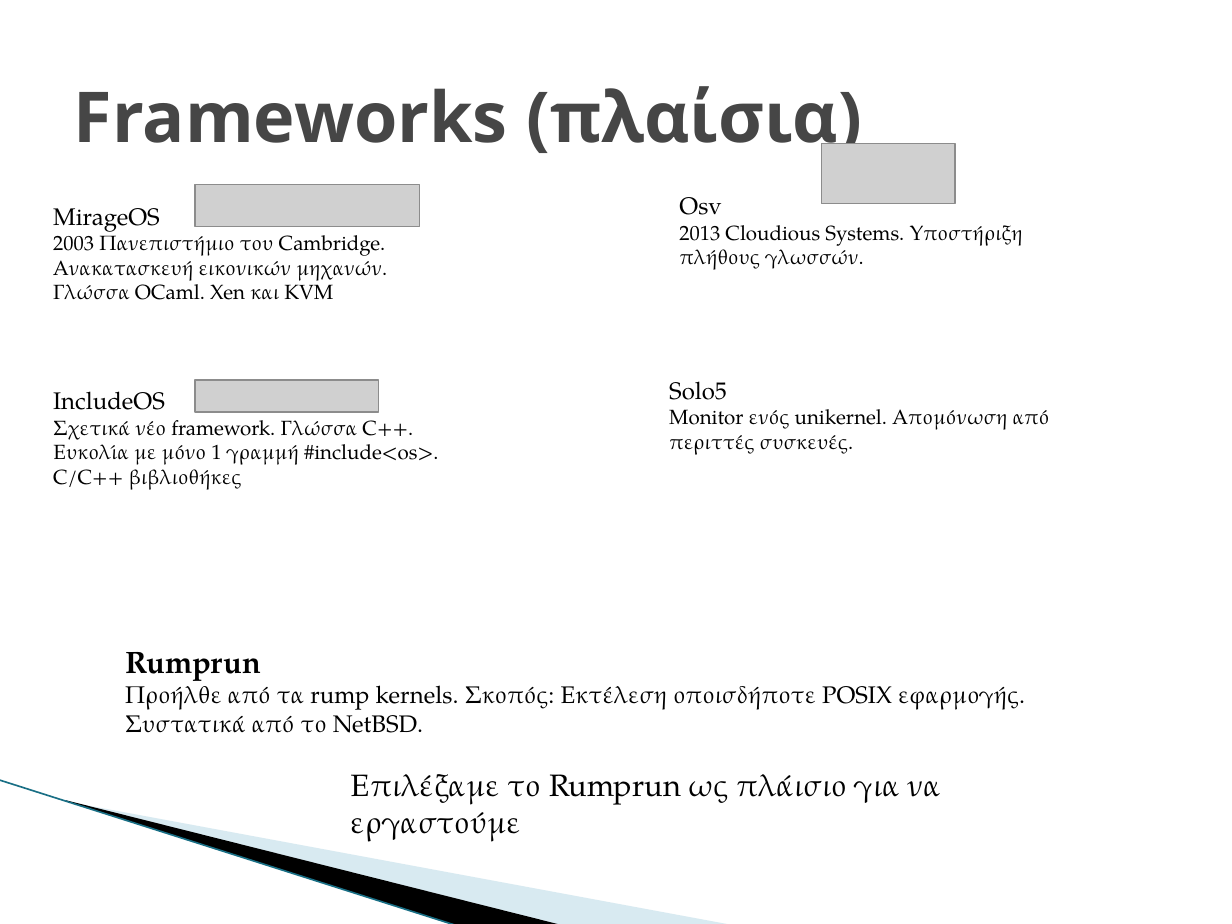
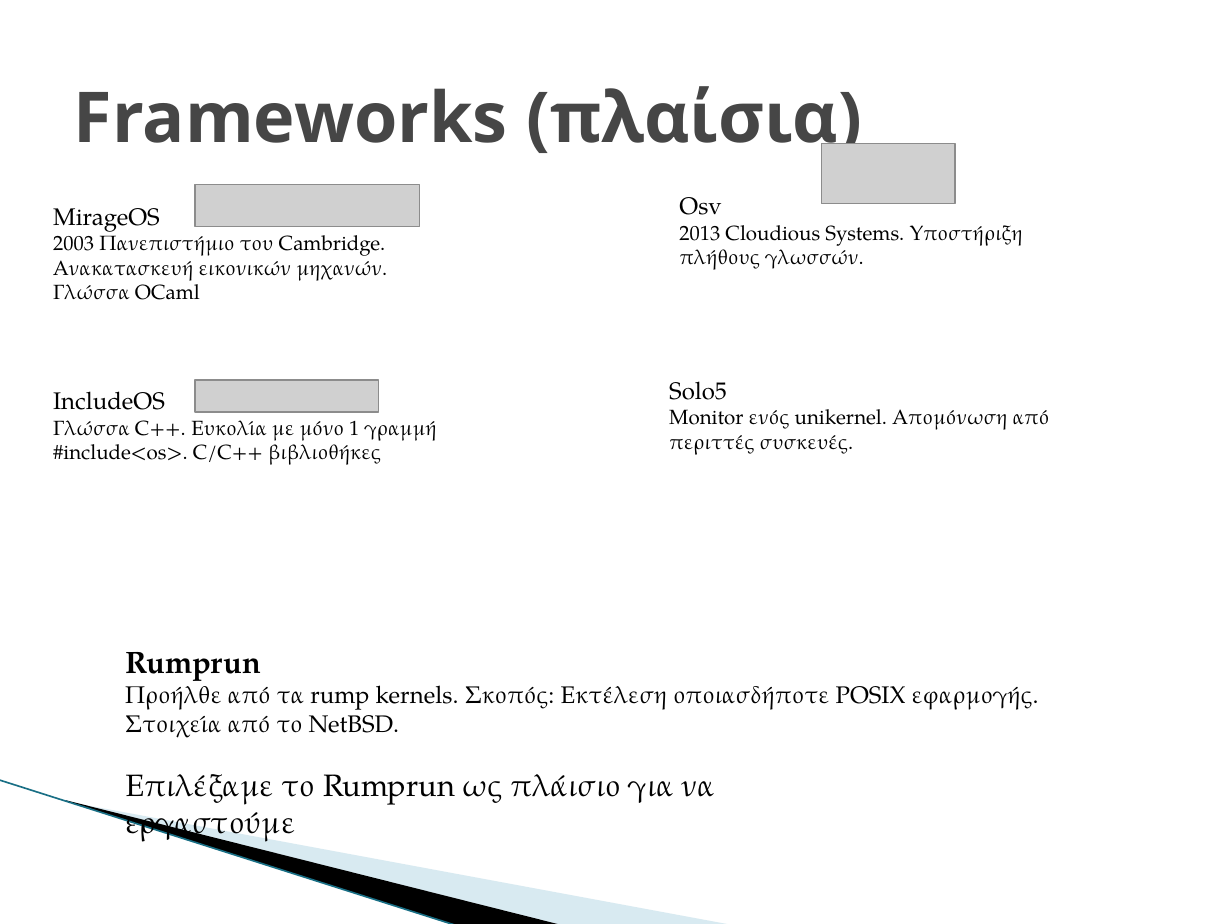
Before and after one commit to GiannhsAravantinos/ntua-diplwmatikh, a slide deck: slide 14 of paper/parousiasiDiplw.pptx. Drawn at 1232x924 pixels with LibreOffice and Linux fonts; fonts in the diff are those of the drawing; grey boxes stand for pictures; background and template pictures are left out. Boxes give left, top, right and bottom in pixels: in the first picture for what was removed or moved away, otherwise in the second. Text is boxed around its words. In the diff, an @@ line names an element or a change of style, - is before the commit and + after.

```diff
--- a/paper/parousiasiDiplw.pptx
+++ b/paper/parousiasiDiplw.pptx
@@ text at (x1=53, y1=229, x2=387, y2=300): text changed @@
-2003 Πανεπιστήμιο του Cambridge. Ανακατασκευή εικονικών μηχανών. Γλώσσα OCaml. Xen και KVM
+2003 Πανεπιστήμιο του Cambridge. Ανακατασκευή εικονικών μηχανών. Γλώσσα OCaml
@@ text at (x1=53, y1=420, x2=437, y2=465): text changed @@
-Σχετικά νέο framework. Γλώσσα C++. Ευκολία με μόνο 1 γραμμή #include<os>. C/C++ βιβλιοθήκες
+Γλώσσα C++. Ευκολία με μόνο 1 γραμμή #include<os>. C/C++ βιβλιοθήκες
@@ text at (x1=125, y1=677, x2=1039, y2=738): text changed @@
-Προήλθε από τα rump kernels. Σκοπός: Εκτέλεση οποισδήποτε POSIX εφαρμογής. Συστατικά από το NetBSD.
+Προήλθε από τα rump kernels. Σκοπός: Εκτέλεση οποιασδήποτε POSIX εφαρμογής.
+Στοιχεία από το NetBSD.
@@ text "Επιλέξαμε το Rumprun ως πλάισιο ..." moved from (x1=351, y1=774, x2=941, y2=842) to (x1=125, y1=774, x2=715, y2=845) @@
```
Also in this commit, not shown: 30 other slides changed.
